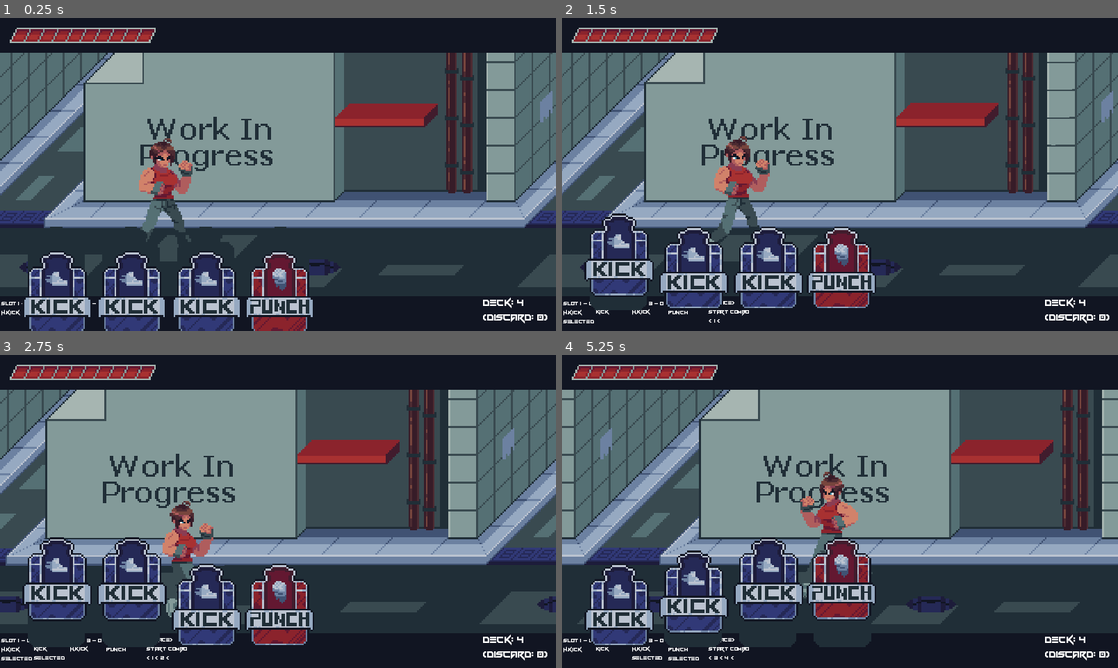
Above: before the commit, frames 1-4 (two rows, left to right).
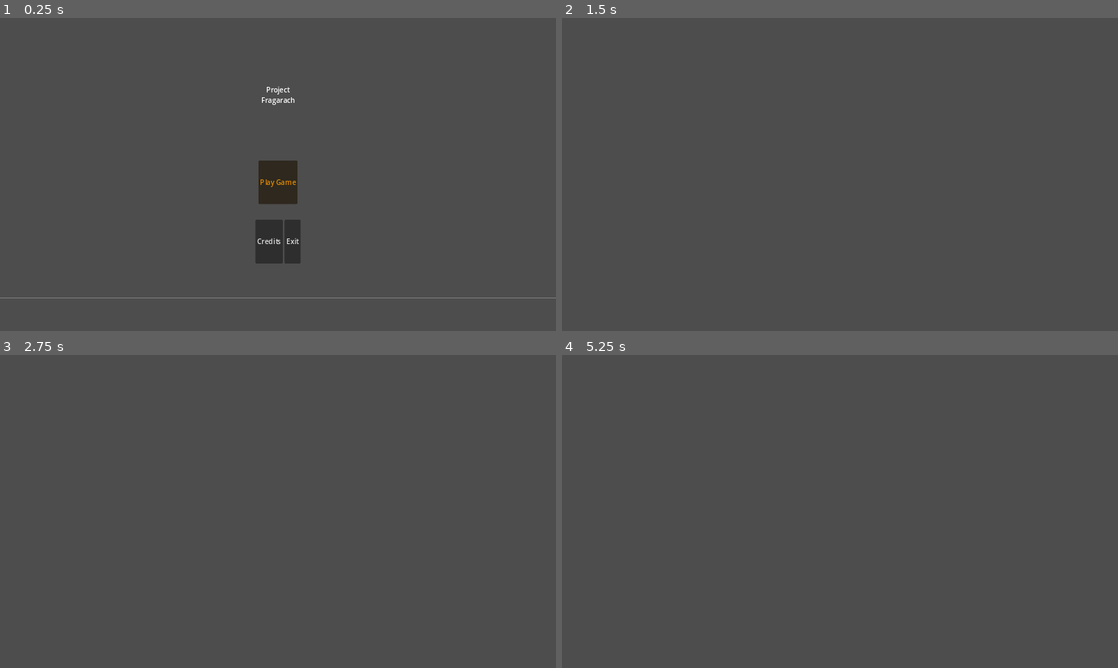
Above: after the commit, the same moments.

Repository: Missing-Pixel/Project-Fragarach
Game: Godot game, scene res://Scenes/main_menu.tscn
Two runs of this game, one before a commit and one after it. Both use one fixed random seed, a clock stepped at 60 frames per second and the inputs below. Before the commit the project starts from res://Scenes/test_level.tscn.
Inputs (mouse positions are in pixels of both pictures, inside the frame that each line leads up to):
- Up to frame 1 (0.25 s): no input
- Up to frame 2 (1.5 s): click (828, 240) at 0.5 s, where only the run after the commit has a clickable "Credits"; tap Enter at 1.25 s; hold D (Move Right) from 1.28 s (still down); tap U (Select Card 1) at 1.35 s
- Up to frame 3 (2.75 s): release D (Move Right) at 2.03 s; hold S (Move Down) from 2.03 s (still down); tap I (Select Card 2) at 2.1 s
- Up to frame 4 (5.25 s): release S (Move Down) at 2.78 s; hold D (Move Right) 2.78-3.53 s; tap one key every 0.75 s from 2.85 s: O (Select Card 3) P (Select Card 4) U (Select Card 1) I (Select Card 2); hold W (Move Up) 3.53-4.28 s; hold A (Move Left) from 4.28 s (still down)

The runs differ from the first frame. In frame 1, 86% of the frame differs, in the area x 0-100%, y 0-100%; in frame 2, 86%; in frame 3, 87%; in frame 4, 87%.

Commit message:
changed default scene to main menu; made menu systems actually work properly in main menu scene

Diff:
--- a/Scenes/main_menu.tscn
+++ b/Scenes/main_menu.tscn
@@ -20,6 +20,8 @@
 offset_bottom = 719.0
 alignment = 1
 script = ExtResource("1_isltt")
+cancel_default_color = Color(1, 0, 0, 1)
+active_color = Color(1, 0.615686, 0, 1)
 
 [node name="HSeparator" type="HSeparator" parent="MenuScreen/TitlePage"]
 custom_minimum_size = Vector2(0, 150)
@@ -72,11 +74,14 @@
 custom_minimum_size = Vector2(0, 150)
 layout_mode = 2
 
-[node name="CreditsScreen" type="VBoxContainer" parent="MenuScreen"]
+[node name="CreditsScreen" type="VBoxContainer" parent="MenuScreen" node_paths=PackedStringArray("default_button")]
 offset_right = 1280.0
 offset_bottom = 720.0
 alignment = 1
 script = ExtResource("1_isltt")
+default_button = NodePath("HBoxContainer3/Return")
+cancel_default_color = Color(1, 0, 0, 1)
+active_color = Color(1, 0.615686, 0, 1)
 
 [node name="HSeparator" type="HSeparator" parent="MenuScreen/CreditsScreen"]
 custom_minimum_size = Vector2(0, 200)
@@ -142,3 +147,6 @@
 layout_mode = 2
 
 [connection signal="pressed" from="MenuScreen/TitlePage/HBoxContainer2/PlayGame" to="." method="_on_play_game_pressed"]
+[connection signal="pressed" from="MenuScreen/TitlePage/HBoxContainer3/Credits" to="." method="_on_credits_menu_pressed"]
+[connection signal="pressed" from="MenuScreen/TitlePage/HBoxContainer3/ExitGame" to="." method="_on_exit_game_pressed"]
+[connection signal="pressed" from="MenuScreen/CreditsScreen/HBoxContainer3/Return" to="." method="_on_title_menu_presssed"]
--- a/Scripts/Menus and UI/sc_level_process.gd
+++ b/Scripts/Menus and UI/sc_level_process.gd
@@ -13,10 +13,12 @@
 
 # Returns to main menu
 func _on_leave_pressed():
+	get_tree().paused = false
 	get_tree().change_scene_to_file("res://Scenes/main_menu.tscn")
 
 # Restarts level
 func _on_reset_pressed():
+	get_tree().paused = false
 	get_tree().change_scene_to_file("res://Scenes/test_level.tscn")
 
 # Remove all menus and resume game
--- a/Scripts/Menus and UI/sc_menu_process.gd
+++ b/Scripts/Menus and UI/sc_menu_process.gd
@@ -3,13 +3,32 @@
 ## Workaround script to get all children of canvas layer onto the process_nodes
 
 @export var canvas_node: Node
+@export_group("Menus")
+@export var title_page: Node
+@export var credits_page: Node
 
 # Plays level
 func _on_play_game_pressed():
 	get_tree().change_scene_to_file("res://Scenes/test_level.tscn")
 
+# Switch to Credits screen
+func _on_credits_menu_pressed():
+	switch_nodes(title_page)
+
+# Switch to Title screen
+func _on_title_menu_presssed():
+	switch_nodes(credits_page)
+
+# Exit game
+func _on_exit_game_pressed():
+	get_tree().quit()
+
 # Called when the node enters the scene tree for the first time.
 func _ready():
+	# Start menu unpaused and with menu input state
+	get_tree().paused = false
+	Input_Manager.switch_game_states(0)
+
 	# Add every child from canvas node to process_nodes before continuing
 	for child in canvas_node.get_children():
 		if (process_nodes.find(child) == -1):
--- a/project.godot
+++ b/project.godot
@@ -11,7 +11,7 @@
 [application]
 
 config/name="Project Fragarach"
-run/main_scene="res://Scenes/test_level.tscn"
+run/main_scene="res://Scenes/main_menu.tscn"
 config/features=PackedStringArray("4.2", "Forward Plus")
 config/icon="res://icon.svg"
 
